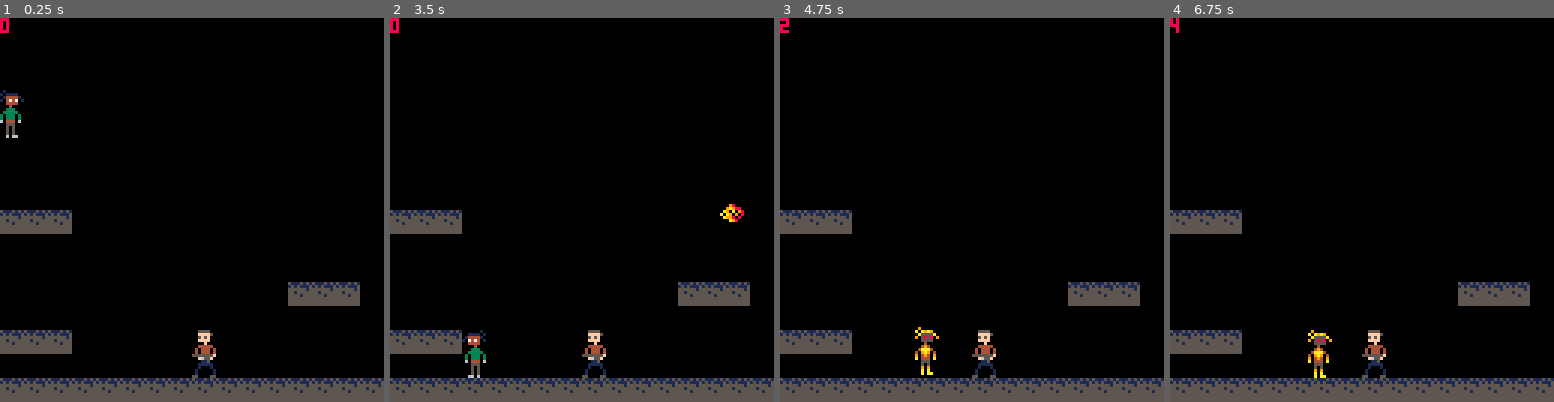
Above: before the commit, frames 1-4 (left to right).
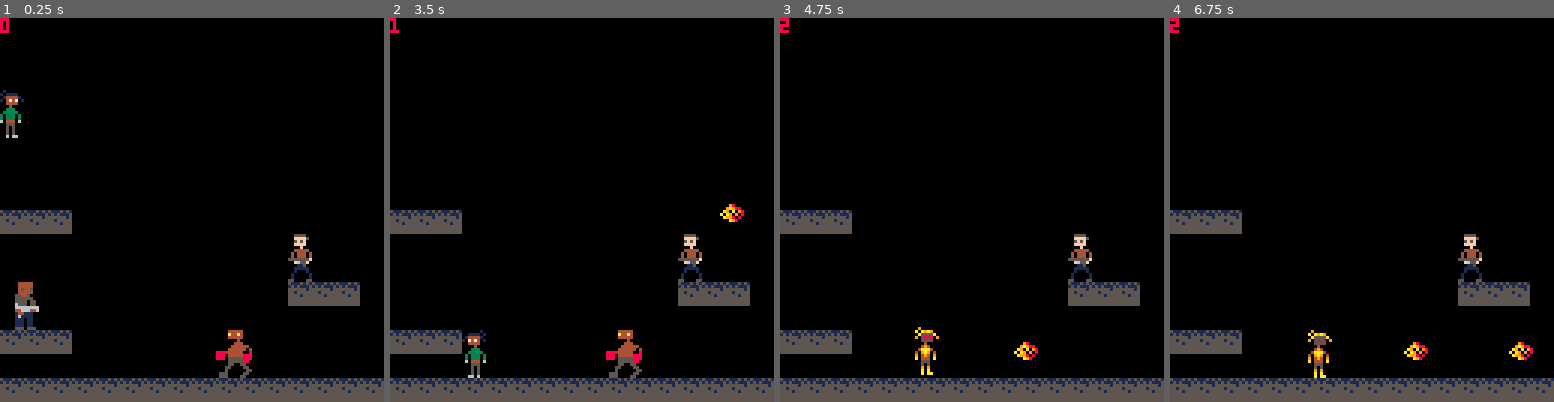
Above: after the commit, the same moments.

Repository: xMunchy/Mirror_Image
Game: PICO-8 cartridge prog.p8
The game is run twice, just before and just after one commit, with the same random seed, the same clock (stepped at 60 frames per second) and the same inputs.
Inputs:
- Up to frame 1 (0.25 s): no input
- Up to frame 2 (3.5 s): tap O (Z key) at 0.7, 1.7, 2.1, 2.5, 2.9, 3.3 s; hold Right 1.6-2.1 s; hold Up 2.15-2.42 s; hold Right 2.47-3.03 s; hold Left from 3.08 s (still down)
- Up to frame 3 (4.75 s): release Left at 3.58 s; hold Down 3.63-3.97 s; tap O (Z key) at 3.7, 4.1, 4.5 s; hold Right 4.02-4.68 s; hold Up from 4.73 s (still down)
- Up to frame 4 (6.75 s): tap O (Z key) every 0.4 s from 4.9 to 6.5 s; release Up at 5.03 s; hold Left 5.08-5.68 s; hold Down 5.73-6.03 s; hold Right 6.08-6.58 s; hold Right from 6.63 s (still down)

The runs differ from the first frame. In frame 1, 1.9% of the frame differs, in the area x 3-82%, y 56-94%; in frame 2, 1.4%; in frame 3, 0.9%; in frame 4, 1.1%.

Commit message:
kill enemy upon death
delete enemy when blast hits them

Diff:
--- a/prog.p8
+++ b/prog.p8
@@ -62,6 +62,10 @@
  enemy.s = {6,7,8}
  enemy.s_w = {1,1,2} --sprite size
  enemy.s_h = {2,2,2}
+ --spawn enemies
+ make_enemy(1,96,72,false)
+ make_enemy(2,5,88,true)
+ make_enemy(3,72,104,false)
 
  -- player blasts --
  blast = {}
@@ -137,6 +141,7 @@
 ]]
 function kill(b,e)
  kill_blast(b)
+ kill_enemy(e)
  player.kills += 1
  local ratio = player.kills/pot_kills
  if not player.is_evil and
@@ -261,13 +266,25 @@
  enemy[k].s_w = enemy.s_w[kind] --size
  enemy[k].s_h = enemy.s_h[kind]
  enemy[k].flipped = flipped
+ enemy[k].is_dead = false
+end
+
+--[[
+enemy has been killed,
+delete them
+]]
+function kill_enemy(k)
+ enemy[k].is_dead = true
 end
 
 function display_enemies()
  for i=1,#enemy do
-  spr(enemy[i].s,enemy[i].x,enemy[i].y,enemy[i].s_w,enemy[i].s_h,enemy.flipped)
- end
-end
+  if not enemy[i].is_dead then
+   spr(enemy[i].s,enemy[i].x,enemy[i].y,enemy[i].s_w,enemy[i].s_h,enemy[i].flipped)
+  end
+ end
+end
+
 -->8
 --collision and physics
 
@@ -361,7 +378,8 @@
  end
  --detect collision
  for j=1,#enemy do
-  if x>enemy[j].x and
+  if not enemy[j].is_dead and
+     x>enemy[j].x and
      x<enemy[j].x+enemy[j].s_w*8-1 and
      (y1>enemy[j].y and
       y1<enemy[j].y+enemy[j].s_h*8-1 or
@@ -376,10 +394,6 @@
 --update and draw
 
 function _update60()
---spawn one enemy
- if #enemy == 0 then
-  make_enemy(1,64,104,true)
- end
  dt = time() - prev_t
  prev_t = time()
  local x1 = player.x
